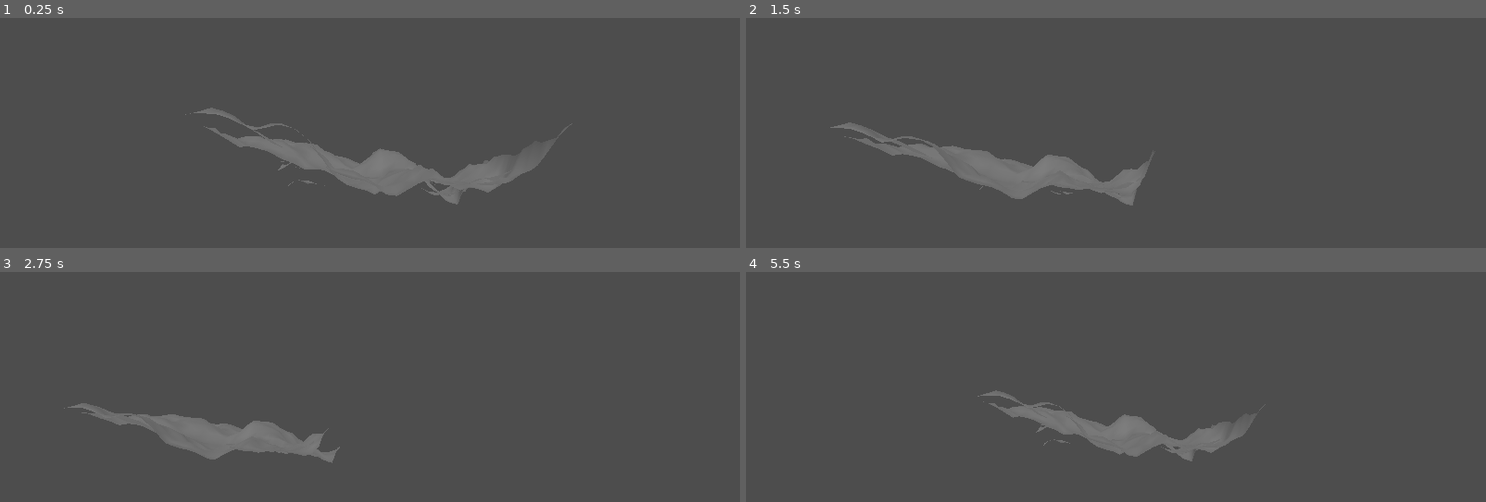
Above: before the commit, frames 1-4 (two rows, left to right).
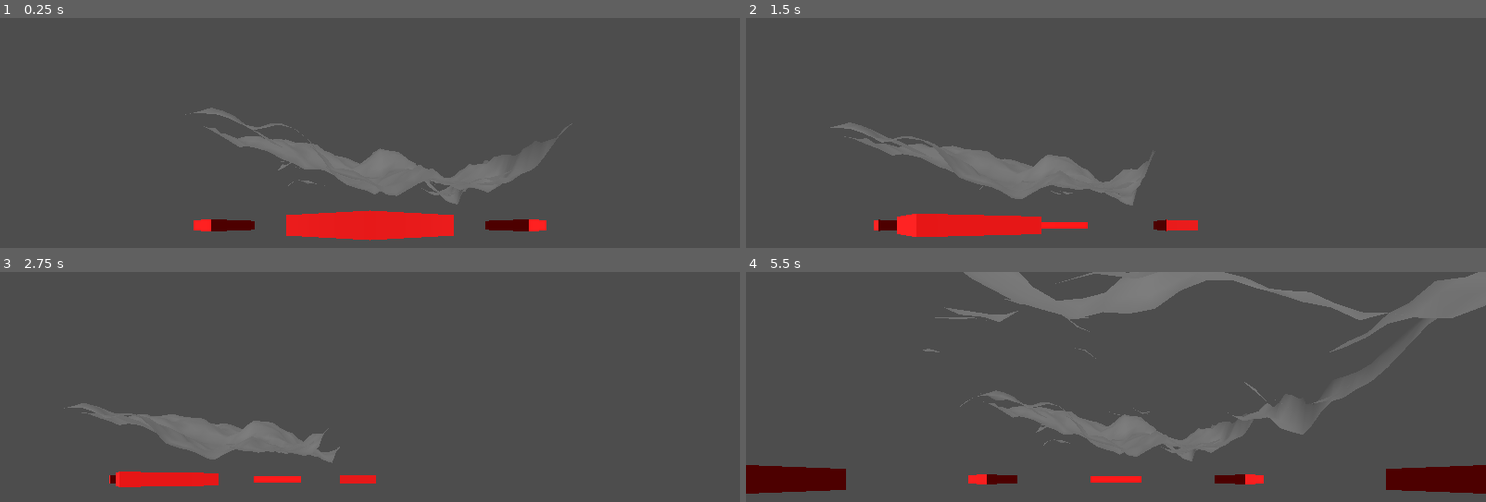
Above: after the commit, the same moments.

Repository: PaulErpen/terraineditor
Game: Godot game, scene res://cell_manager.tscn
The game is run twice, just before and just after one commit, with the same random seed, the same clock (stepped at 60 frames per second) and the same inputs. Before the commit the project starts from res://cell.tscn.
Inputs (mouse positions are in pixels of both pictures, inside the frame that each line leads up to):
- Up to frame 1 (0.25 s): no input
- Up to frame 2 (1.5 s): tap Enter at 0.5 s; move the mouse to (1278, 204) at 0.52 s; hold D (right) 0.53-1.28 s; click (1278, 204) at 0.67 s; move the mouse to (968, 245) at 1.27 s; hold S (backward) from 1.28 s (still down); click (968, 245) at 1.42 s
- Up to frame 3 (2.75 s): move the mouse to (444, 387) at 2.02 s; release S (backward) at 2.03 s; hold D (right) from 2.03 s (still down); click (444, 387) at 2.17 s
- Up to frame 4 (5.5 s): move the mouse to (outside the picture) at 2.77 s; release D (right) at 2.78 s; hold W (forward) 2.78-3.53 s; click (outside the picture) at 2.92 s; move the mouse to (outside the picture) at 3.52 s; hold A (left) 3.53-5.03 s; click (outside the picture) at 3.67 s; move the mouse to (894, 416) at 4.27 s; click (894, 416) at 4.42 s; move the mouse to (1153, 479) at 5.02 s; hold S (backward) from 5.03 s (still down); click (1153, 479) at 5.17 s

The runs differ from the first frame. In frame 1, 3.2% of the frame differs, in the area x 26-74%, y 83-97%; in frame 2, 2.3%; in frame 3, 1.2%; in frame 4, 11%, in the area x 0-100%, y 0-97%.

Commit message:
Nice terrein expansion

Diff:
--- a/cell.tscn
+++ /dev/null
@@ -1,46 +0,0 @@
-[gd_scene load_steps=11 format=3 uid="uid://efb3nrmeanbb"]
-
-[ext_resource type="Script" path="res://cell.gd" id="1_4igua"]
-[ext_resource type="Shader" path="res://cell.gdshader" id="2_yphr4"]
-[ext_resource type="PackedScene" uid="uid://xqonh80jxl4i" path="res://camera/camera.tscn" id="3_hiest"]
-
-[sub_resource type="FastNoiseLite" id="FastNoiseLite_ilyhk"]
-
-[sub_resource type="NoiseTexture2D" id="NoiseTexture2D_omgum"]
-noise = SubResource("FastNoiseLite_ilyhk")
-
-[sub_resource type="FastNoiseLite" id="FastNoiseLite_xah0u"]
-frequency = 0.0021
-
-[sub_resource type="NoiseTexture2D" id="NoiseTexture2D_3461n"]
-normalize = false
-noise = SubResource("FastNoiseLite_xah0u")
-
-[sub_resource type="ShaderMaterial" id="ShaderMaterial_a8sli"]
-render_priority = 0
-shader = ExtResource("2_yphr4")
-shader_parameter/normal_sample_scale = 0.02
-shader_parameter/displacement_texture = SubResource("NoiseTexture2D_3461n")
-
-[sub_resource type="PlaneMesh" id="PlaneMesh_p0bd4"]
-subdivide_width = 32
-subdivide_depth = 32
-
-[sub_resource type="Environment" id="Environment_c1k0s"]
-ambient_light_color = Color(1, 1, 1, 1)
-
-[node name="Cell" type="Node3D"]
-script = ExtResource("1_4igua")
-displacement_texture = SubResource("NoiseTexture2D_omgum")
-
-[node name="MeshInstance3D" type="MeshInstance3D" parent="."]
-material_override = SubResource("ShaderMaterial_a8sli")
-mesh = SubResource("PlaneMesh_p0bd4")
-
-[node name="WorldEnvironment" type="WorldEnvironment" parent="."]
-environment = SubResource("Environment_c1k0s")
-
-[node name="DirectionalLight3D" type="DirectionalLight3D" parent="."]
-transform = Transform3D(1, 0, 0, 0, 0.998268, 0.058836, 0, -0.058836, 0.998268, 0, 2.21143, 0)
-
-[node name="Camera" parent="." instance=ExtResource("3_hiest")]
--- /dev/null
+++ b/cell/cell.tscn
@@ -0,0 +1,24 @@
+[gd_scene load_steps=6 format=3 uid="uid://dugfvyxyfh6if"]
+
+[ext_resource type="Shader" path="res://cell/cell.gdshader" id="1_1altc"]
+
+[sub_resource type="FastNoiseLite" id="FastNoiseLite_xah0u"]
+frequency = 0.0021
+
+[sub_resource type="NoiseTexture2D" id="NoiseTexture2D_3461n"]
+normalize = false
+noise = SubResource("FastNoiseLite_xah0u")
+
+[sub_resource type="ShaderMaterial" id="ShaderMaterial_a8sli"]
+render_priority = 0
+shader = ExtResource("1_1altc")
+shader_parameter/normal_sample_scale = 0.02
+shader_parameter/displacement_texture = SubResource("NoiseTexture2D_3461n")
+
+[sub_resource type="PlaneMesh" id="PlaneMesh_p0bd4"]
+subdivide_width = 32
+subdivide_depth = 32
+
+[node name="Cell" type="MeshInstance3D"]
+material_override = SubResource("ShaderMaterial_a8sli")
+mesh = SubResource("PlaneMesh_p0bd4")
--- /dev/null
+++ b/cell_manager.gd
@@ -0,0 +1,56 @@
+extends Node3D
+
+var handle_scene = preload("res://create_new_handle/create_new_handle.tscn")
+var cell_scene = preload("res://cell/cell.tscn")
+
+@onready var cells = { 0 : { 0: $Cell } }
+
+func neighbor_exists(x: int, y: int) -> bool:
+	if x in cells and cells[x] != null:
+		if y in cells[x] and cells[x][y] != null:
+			return true
+	return false
+
+func spawn_handles_for_cell(current_cell: Node3D, x: int, y: int):
+	for neighbor in [Vector2i(0, 1), Vector2i(1, 0), Vector2i(-1, 0), Vector2i(0, -1)]:
+		if not neighbor_exists(x + neighbor.x, y + neighbor.y):
+			var handle_instance: Node3D = handle_scene.instantiate()
+			handle_instance.transform.origin = Vector3(neighbor.x, 0, neighbor.y)
+			handle_instance.transform = handle_instance.transform.looking_at( - Vector3(neighbor.x, 0, neighbor.y))
+			current_cell.add_child(handle_instance)
+			handle_instance.cell_position = Vector2i(x + neighbor.x, y + neighbor.y)
+
+func clean_handles(x: int, y: int):
+	for neighbor in [Vector2i(0, 1), Vector2i(1, 0), Vector2i(-1, 0), Vector2i(0, -1)]:
+		if neighbor_exists(x + neighbor.x, y + neighbor.y):
+			var neighbor_cell: Node3D = cells[x + neighbor.x][y + neighbor.y]
+			for child in neighbor_cell.get_children():
+				if child.is_in_group("create_new_handle"):
+					if child.cell_position.x == x and child.cell_position.y == y:
+						child.queue_free()
+
+func spawn_handles():
+	for x in cells.keys():
+		for y in cells[x].keys():
+			var current_cell: Node3D = cells[x][y]
+			spawn_handles_for_cell(current_cell, x, y)
+
+# Called when the node enters the scene tree for the first time.
+func _ready() -> void:
+	spawn_handles()
+
+# Called every frame. 'delta' is the elapsed time since the previous frame.
+func _process(delta: float) -> void:
+	pass
+
+func _on_create_new_cell(cell_position: Vector2i) -> void:
+	if cell_position.x not in cells:
+		cells[cell_position.x] = {}
+	if cell_position.y in cells[cell_position.x]:
+		print_debug("Cell already exists at position: ", cell_position)
+	var new_cell: Node3D = cell_scene.instantiate()
+	new_cell.transform.origin = Vector3(cell_position.x * 2, 0.0, cell_position.y * 2)
+	cells[cell_position.x][cell_position.y] = new_cell
+	add_child(new_cell)
+	spawn_handles_for_cell(new_cell, cell_position.x, cell_position.y)
+	clean_handles(cell_position.x, cell_position.y)
--- /dev/null
+++ b/cell_manager.tscn
@@ -0,0 +1,21 @@
+[gd_scene load_steps=5 format=3 uid="uid://efb3nrmeanbb"]
+
+[ext_resource type="Script" path="res://cell_manager.gd" id="1_kx8yd"]
+[ext_resource type="PackedScene" uid="uid://dugfvyxyfh6if" path="res://cell/cell.tscn" id="2_hfdjy"]
+[ext_resource type="PackedScene" uid="uid://xqonh80jxl4i" path="res://camera/camera.tscn" id="3_t2kyh"]
+
+[sub_resource type="Environment" id="Environment_c1k0s"]
+ambient_light_color = Color(1, 1, 1, 1)
+
+[node name="CellManager" type="Node3D"]
+script = ExtResource("1_kx8yd")
+
+[node name="Cell" parent="." instance=ExtResource("2_hfdjy")]
+
+[node name="WorldEnvironment" type="WorldEnvironment" parent="."]
+environment = SubResource("Environment_c1k0s")
+
+[node name="DirectionalLight3D" type="DirectionalLight3D" parent="."]
+transform = Transform3D(1, 0, 0, 0, 0.998268, 0.058836, 0, -0.058836, 0.998268, 0, 2.21143, 0)
+
+[node name="Camera" parent="." instance=ExtResource("3_t2kyh")]
--- /dev/null
+++ b/create_new_handle/create_new_handle.gd
@@ -0,0 +1,20 @@
+extends Node3D
+
+@export var cell_position: Vector2i
+
+# Called when the node enters the scene tree for the first time.
+func _ready() -> void:
+	pass # Replace with function body.
+
+
+# Called every frame. 'delta' is the elapsed time since the previous frame.
+func _process(delta: float) -> void:
+	pass
+
+
+func _on_area_3d_input_event(camera: Node, event: InputEvent, event_position: Vector3, normal: Vector3, shape_idx: int) -> void:
+	if event is InputEventMouseButton and event.button_index == MOUSE_BUTTON_LEFT and event.pressed:
+		# fire an event to the parent node
+		get_parent_node_3d().get_parent_node_3d()._on_create_new_cell(cell_position)
+		# remove this node
+		queue_free()
--- /dev/null
+++ b/create_new_handle/create_new_handle.tscn
@@ -0,0 +1,29 @@
+[gd_scene load_steps=5 format=3 uid="uid://3e8o3g64h8wh"]
+
+[ext_resource type="Script" path="res://create_new_handle/create_new_handle.gd" id="1_kg14t"]
+
+[sub_resource type="StandardMaterial3D" id="StandardMaterial3D_ki5v1"]
+albedo_color = Color(1, 0, 0, 1)
+
+[sub_resource type="PrismMesh" id="PrismMesh_qn0b7"]
+
+[sub_resource type="BoxShape3D" id="BoxShape3D_fc5ng"]
+size = Vector3(0.770996, 0.405334, 0.142578)
+
+[node name="CreateNewHandle" type="Node3D" groups=["create_new_handle"]]
+transform = Transform3D(1, 0, 0, 0, 1, 0, 0, 0, 1, 0, 0, -0.289632)
+script = ExtResource("1_kg14t")
+
+[node name="Area3D" type="Area3D" parent="."]
+
+[node name="MeshInstance3D" type="MeshInstance3D" parent="Area3D"]
+transform = Transform3D(0.73684, 0, 0, 0, -1.60811e-08, -0.0894373, 0, 0.367894, -3.90943e-09, 0, 0, 0.334324)
+material_override = SubResource("StandardMaterial3D_ki5v1")
+mesh = SubResource("PrismMesh_qn0b7")
+skeleton = NodePath("../..")
+
+[node name="CollisionShape3D" type="CollisionShape3D" parent="Area3D"]
+transform = Transform3D(1, 0, 0, 0, -4.37114e-08, -1, 0, 1, -4.37114e-08, -0.0119629, 0.0136719, 0.340763)
+shape = SubResource("BoxShape3D_fc5ng")
+
+[connection signal="input_event" from="Area3D" to="." method="_on_area_3d_input_event"]
--- a/cell.gd
+++ b/globals.gd
@@ -1,8 +1,6 @@
-extends Node3D
+extends Node
 
-@export var cell_position: Vector2i = Vector2i()
-@export var displacement_texture: Texture
-
+signal create_new_cell(cell_position: Vector2i)
 
 # Called when the node enters the scene tree for the first time.
 func _ready() -> void:
--- a/project.godot
+++ b/project.godot
@@ -11,9 +11,13 @@
 [application]
 
 config/name="TerrainEditor"
-run/main_scene="res://cell.tscn"
+run/main_scene="res://cell_manager.tscn"
 config/features=PackedStringArray("4.3", "Forward Plus")
 config/icon="res://icon.svg"
+
+[autoload]
+
+Globals="*res://globals.gd"
 
 [input]
 
Renamed: cell.gdshader -> cell/cell.gdshader
